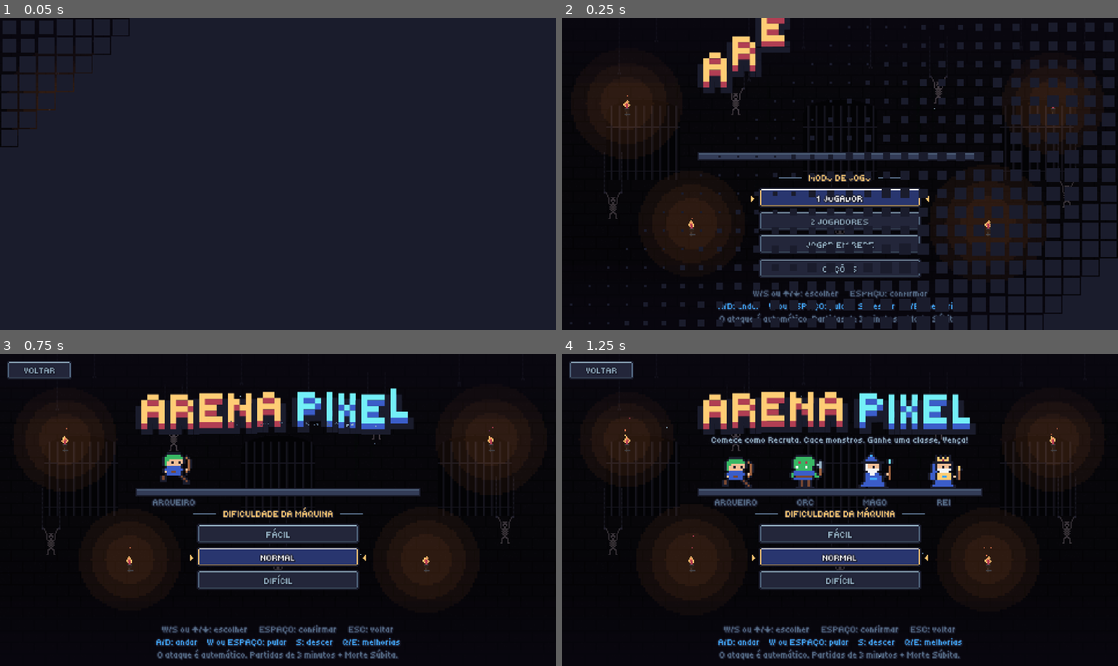
Above: before the commit, frames 1-4 (two rows, left to right).
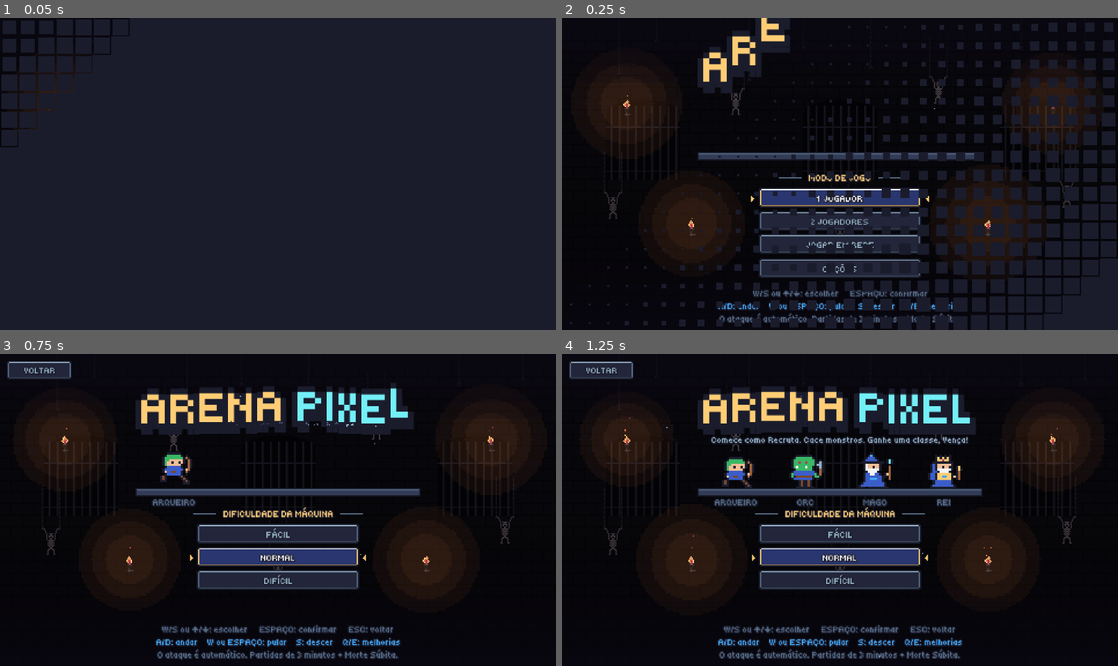
Above: after the commit, the same moments.

Repository: pabllogomez/arena-pixel
Game: Godot game, scene res://scenes/main.tscn
Same seed, same stepped clock (60 frames per second), same inputs: the game is played once before the commit and once after it.
Inputs (mouse positions are in pixels of both pictures, inside the frame that each line leads up to):
- Up to frame 1 (0.05 s): no input
- Up to frame 2 (0.25 s): no input
- Up to frame 3 (0.75 s): tap Enter at 0.5 s; drag from (278, 510) to (333, 441) at 0.52 s
- Up to frame 4 (1.25 s): no input

Frame 1 is identical in both runs. In frame 2, 0.7% of the frame differs, in the area x 24-41%, y 0-23%; in frame 3, 2.0%, in the area x 24-75%, y 9-25%; in frame 4, 2.0%.

Commit message:
Título do menu: contorno e cores em duas passadas (letras não se cobrem)
Co-Authored-By: Claude Fable 5.2 <noreply@anthropic.com>
Claude-Session: https://claude.ai/code/session_01VZZviDmGUj5ZH7XuJLoxwt

Diff:
--- a/scripts/menu.gd
+++ b/scripts/menu.gd
@@ -161,23 +161,29 @@
 
 func _desenhar_titulo(cx: float) -> void:
 	## Cada letra cai do alto, levanta poeira ao pousar e depois ondula de leve.
-	var x := cx - roundf(UI.largura(TITULO, TAM_TITULO) / 2.0)
-	for i in TITULO.length():
-		var letra := TITULO[i]
-		var larg := UI.largura(letra, TAM_TITULO)
-		var e := clampf((_t - 0.1 - i * 0.05) / 0.2, 0.0, 1.0)
-		if letra != " " and e > 0.0:
-			var y := Y_TITULO - roundf(pow(1.0 - e, 2.0) * 70.0)
-			if e >= 1.0:
-				if not _pousou[i]:
-					_pousou[i] = true
-					_fundo.poeira(_deslocamento() + Vector2(x + larg / 2.0, Y_TITULO + 18.0))
-				y += roundf(sin(_t * 2.2 + i * 0.6) * 1.5)
-			var cor := UI.OURO if i < 5 else Color("73eff7")
-			var sombra := Color("b13e53") if i < 5 else Color("3b5dc9")
-			UI.texto(self, Vector2(x, y + 5.0), letra, TAM_TITULO, sombra, UI.ESQ)
-			UI.texto(self, Vector2(x, y), letra, TAM_TITULO, cor, UI.ESQ, false)
-		x += larg
+	## Duas passadas: primeiro o contorno e a sombra de todas as letras, depois
+	## as cores (senão o contorno de uma letra cobre a vizinha).
+	var x0 := cx - roundf(UI.largura(TITULO, TAM_TITULO) / 2.0)
+	for passada in 2:
+		var x := x0
+		for i in TITULO.length():
+			var letra := TITULO[i]
+			var larg := UI.largura(letra, TAM_TITULO)
+			var e := clampf((_t - 0.1 - i * 0.05) / 0.2, 0.0, 1.0)
+			if letra != " " and e > 0.0:
+				var y := Y_TITULO - roundf(pow(1.0 - e, 2.0) * 70.0)
+				if e >= 1.0:
+					if not _pousou[i]:
+						_pousou[i] = true
+						_fundo.poeira(_deslocamento() + Vector2(x + larg / 2.0, Y_TITULO + 18.0))
+					y += roundf(sin(_t * 2.2 + i * 0.6) * 1.5)
+				if passada == 0:
+					var sombra := Color("5d275d") if i < 5 else Color("29366f")
+					UI.texto(self, Vector2(x, y + 5.0), letra, TAM_TITULO, sombra, UI.ESQ)
+					UI.texto(self, Vector2(x, y), letra, TAM_TITULO, UI.TINTA, UI.ESQ)
+				else:
+					UI.texto(self, Vector2(x, y), letra, TAM_TITULO, UI.OURO if i < 5 else Color("73eff7"), UI.ESQ, false)
+			x += larg
 
 
 func _desenhar_classes(cx: float) -> void:
